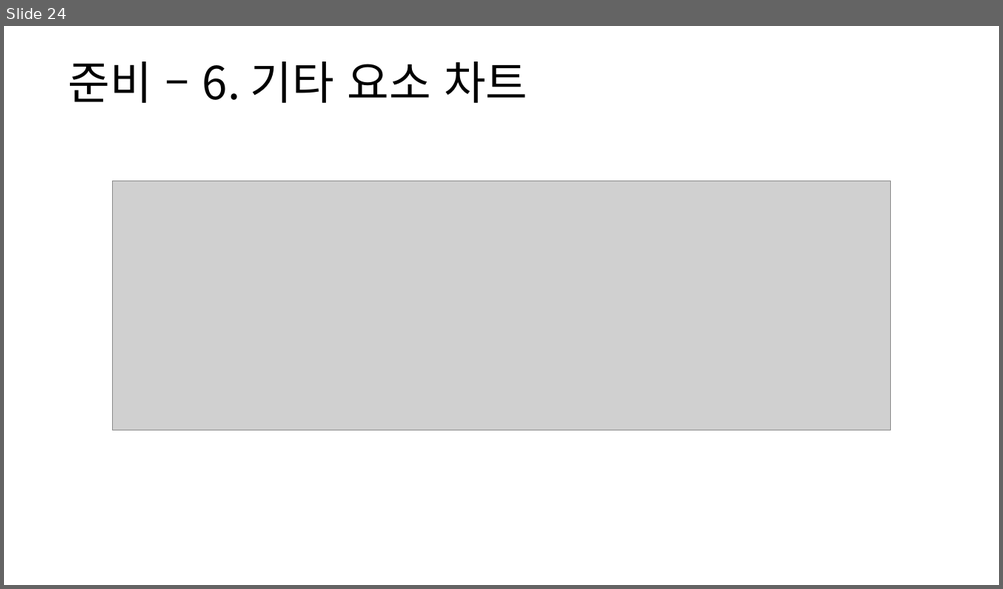
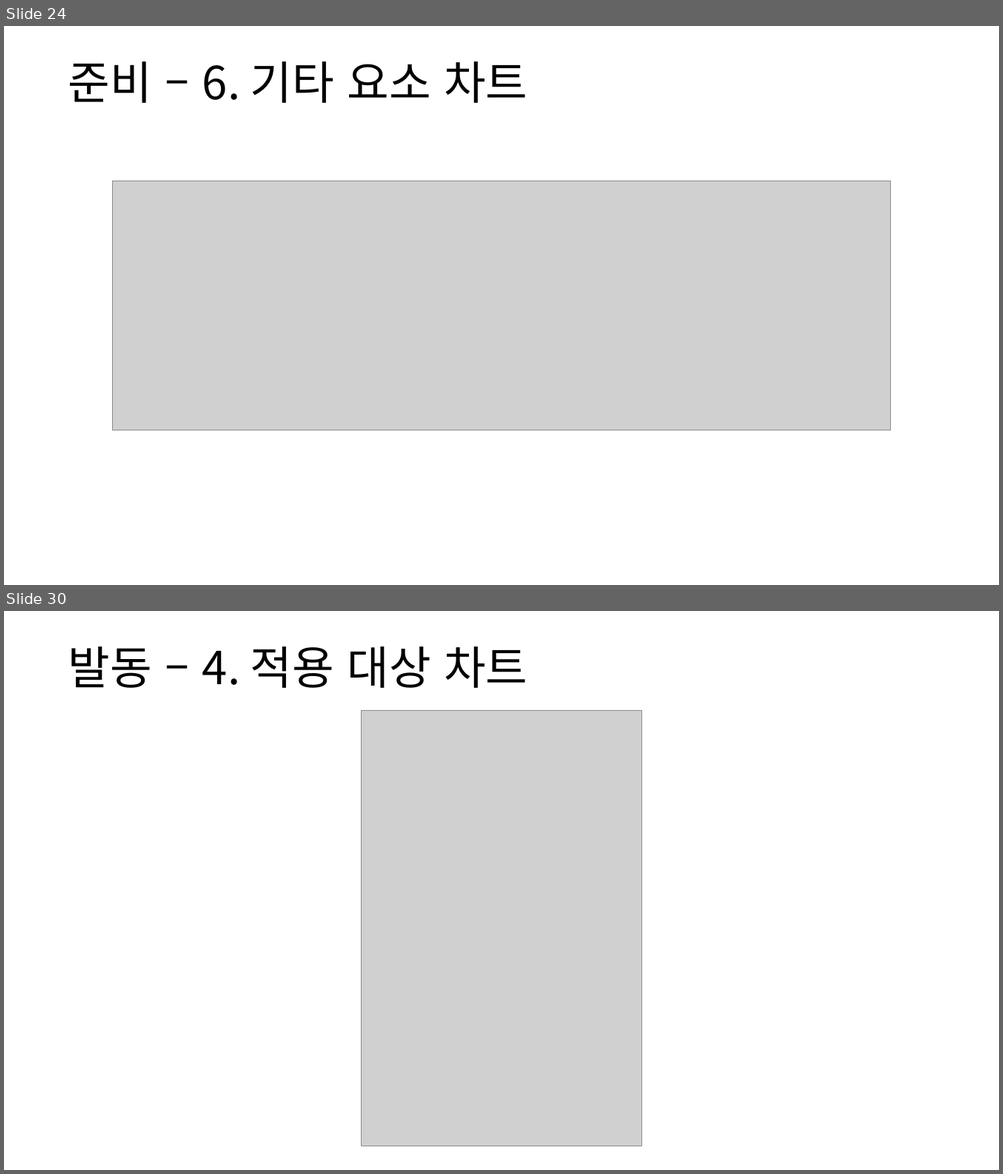
Before and after one commit to yjk0401/unityenginebasic_9th, a slide deck: 기획/방랑엽사전/스킬 시스템 기획서.pptx. Shown one above the other, each under a label of ours: slide 24 before the commit, slides 24 and 30 after it; the slides between them are not shown. The pictures are 1003x589 and 1003x1174 pixels, drawn with LibreOffice and Linux fonts; fonts in the diff are those of the drawing; grey boxes stand for pictures. Boxes give left, top, right and bottom in pixels: in the first picture for what was removed or moved away, otherwise in the second. Text is boxed around its words. In the diff, an @@ line names an element or a change of style, - is before the commit and + after.

```diff
--- a/기획/방랑엽사전/스킬 시스템 기획서.pptx
+++ b/기획/방랑엽사전/스킬 시스템 기획서.pptx
@@ slide 30 added at [4,611,999,1170], background #FFFFFF @@
@@ text added at [68,647,527,688], 44 pt, text #000000 @@
+발동 – 4. 적용 대상 차트
@@ picture added at [361,711,642,1147] @@
```
Also in this commit, not shown: 1 slide changed, 13 other slides added, 10 other files.
